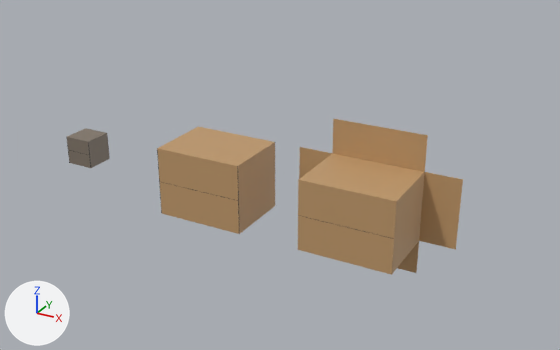
A saved change to the Blender file 3dModels/Box/Box.blend.
Rendered twice from a 50 mm lens placed at (369.0, -387.0, 205.0), pointed at (149.0, 14.0, 5.0). The lights are fixed; the arrows at lower left show +X, +Y and +Z. The older version comes first.

The first picture shows 'Box-closed', 'Box-open', 'Box-square'.
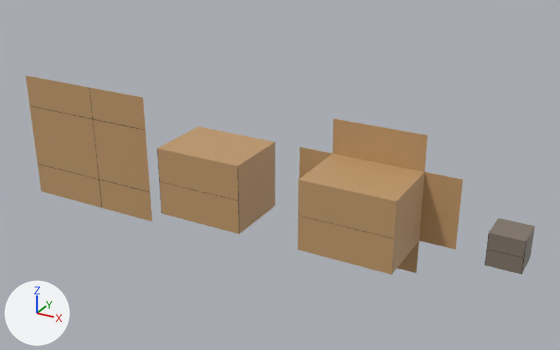
Scene script edits in JSON lines:
```json
{"op": "add", "block": "me_cube_003", "code": ["me_cube_003 = bpy.data.meshes.new('Cube.003')", "me_cube_003.from_pydata(...)  # 92 vertices, 90 faces; spans x -53.0..53.0, y -0.1..0.1, z -46.0..46.0", "# faces by material slot: [56, 34]", "me_cube_003.materials.append(mat_cardboard)  # brown #c19a6c", "me_cube_003.materials.append(mat_seams)  # black #000000"]}
{"op": "set", "path": "ob_box_square.location", "old": "(0.0, 0.0, 0.0)", "new": "(299.3, 0.0, 0.0)"}
{"op": "add", "block": "ob_foldedbox", "code": ["ob_foldedbox = bpy.data.objects.new('FoldedBox', me_cube_003)", "ob_foldedbox.location = (0.0, 0.0, 0.0)"]}
```

What differs and where, as boxes (x1, y1, x2, y2) in the pictures (560 x 350 px):
```json
{"object": "FoldedBox", "change": "added", "after": [26, 76, 152, 221], "faces in mat_cardboard (brown #c19a6c)": [26, 76, 152, 221], "faces in mat_seams (black #000000)": [31, 88, 148, 207]}
{"object": "Box-square", "change": "moved", "before": [66, 128, 110, 168], "after": [485, 218, 535, 274]}
```
